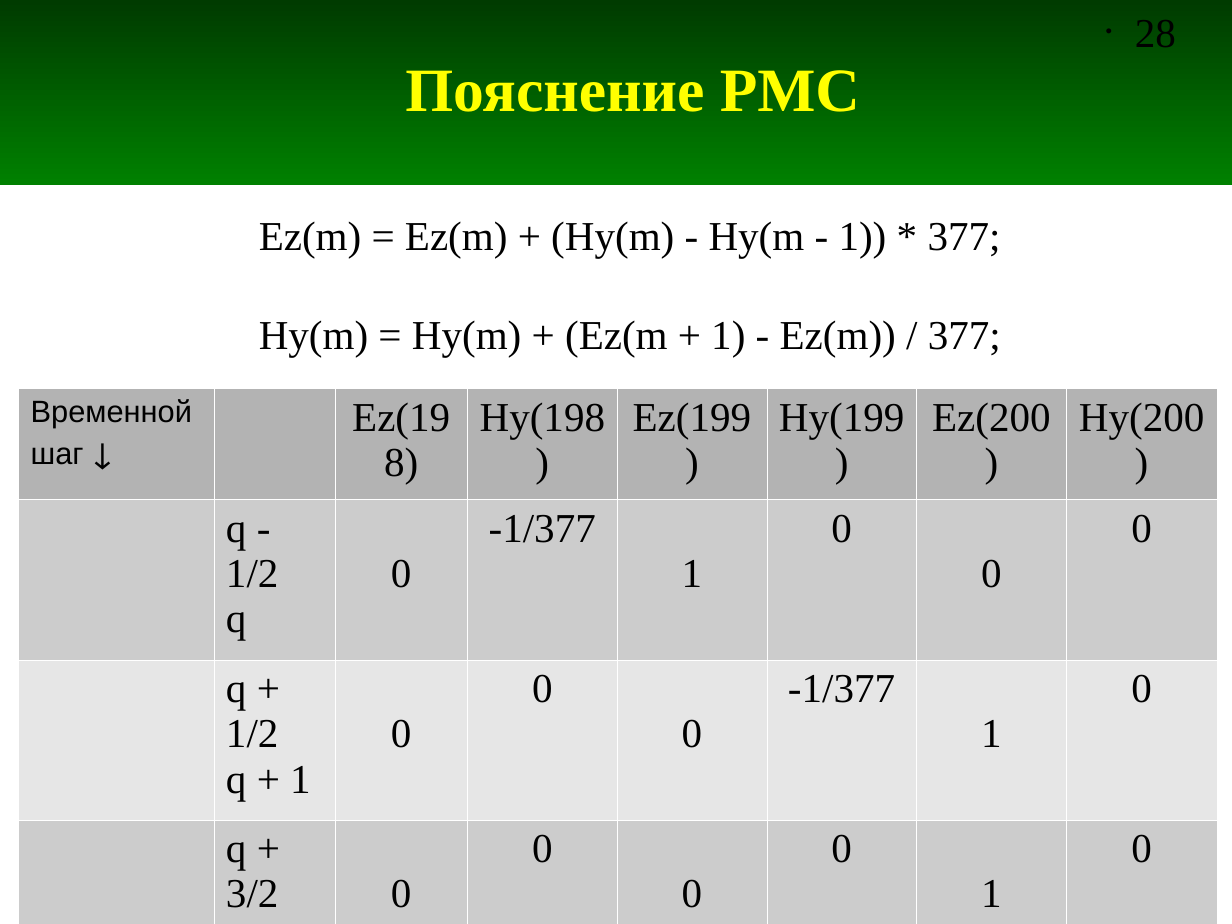
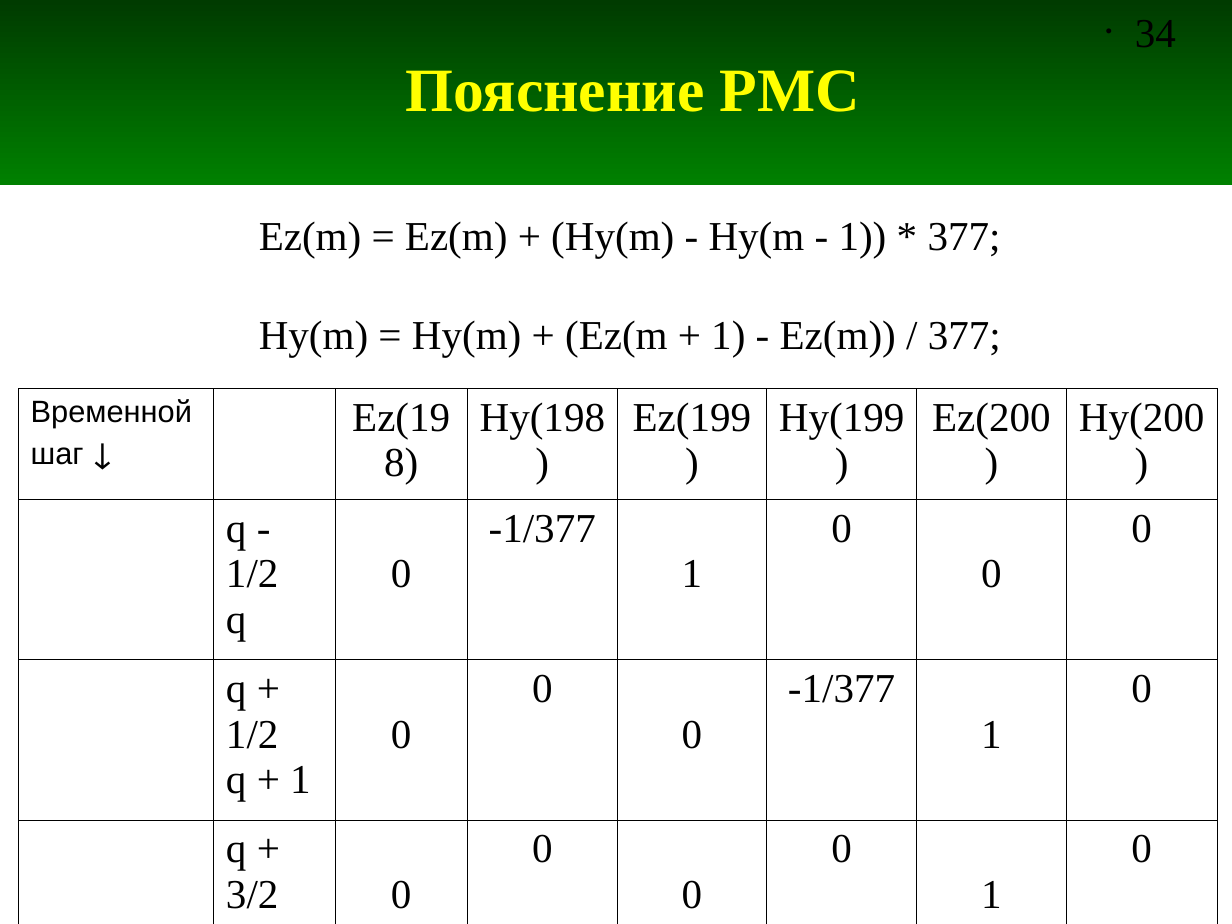
Before and after one commit to andris0147sv/modelling, a slide deck: slide 34 of FDTD.odp (slide 28 before the commit). Drawn at 1232x924 pixels with LibreOffice and Linux fonts; fonts in the diff are those of the drawing. Boxes give left, top, right and bottom in pixels: in the first picture for what was removed or moved away, otherwise in the second. Text is boxed around its words. In the diff, an @@ line names an element or a change of style, - is before the commit and + after.

```diff
--- a/FDTD.odp
+++ b/FDTD.odp
@@ page number at (1135, 20, 1176, 47): text changed @@
-• 28
+• 34
@@ table at (18, 388, 1217, 924) @@
@@ fill #B3B3B3 to none in 7 cells @@
@@ fill #CCCCCC to none in 21 cells @@
@@ fill #E6E6E6 to none in 14 cells @@
@@ borders changed @@
```
Also in this commit, not shown: 1 other slide changed, 7 slides added, 1 slide removed.
